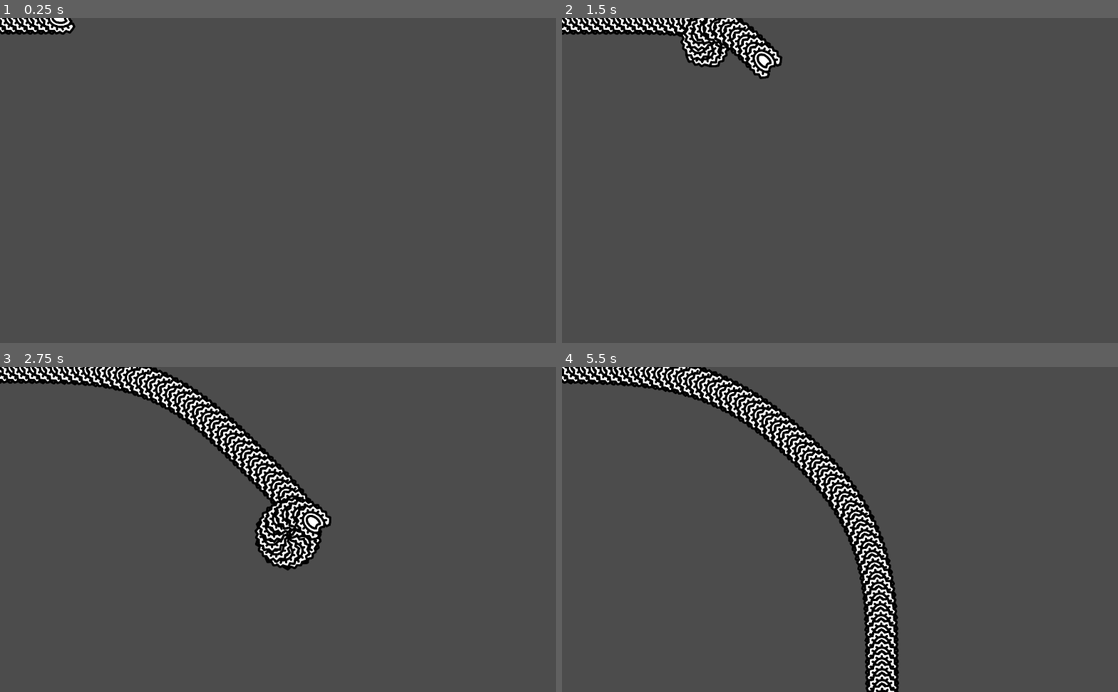
Above: before the commit, frames 1-4 (two rows, left to right).
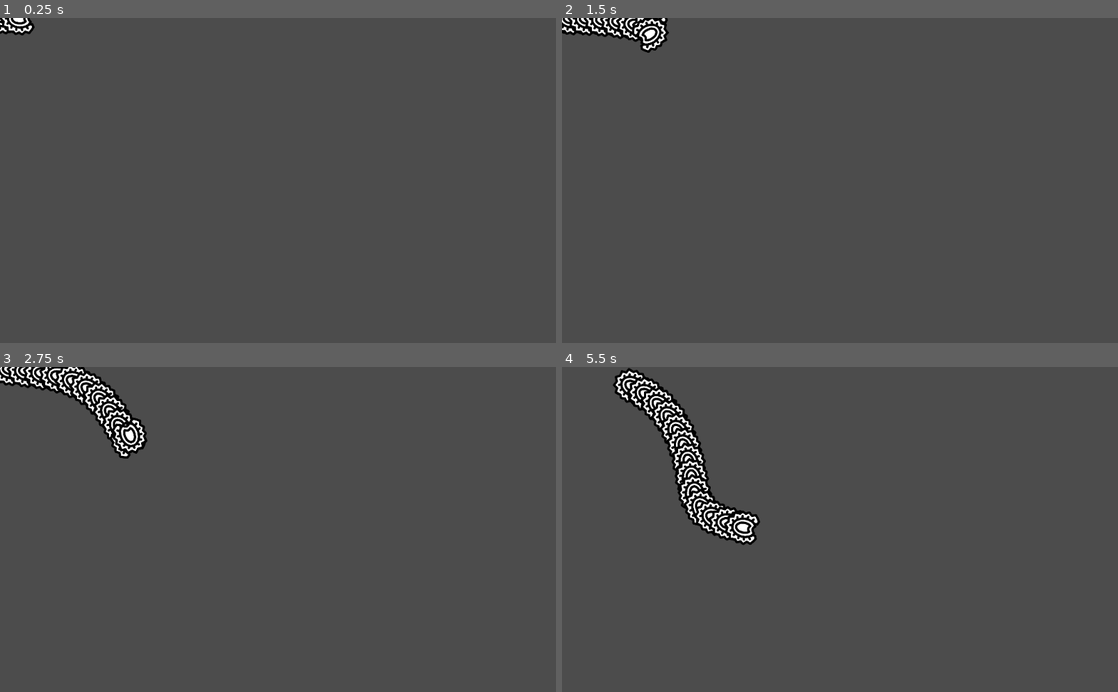
Above: after the commit, the same moments.

Repository: bradley-mcfadden/worms
Game: Godot game, scene res://worm/spawn.tscn
The game is run twice, just before and just after one commit, with the same random seed, the same clock (stepped at 60 frames per second) and the same inputs.
Inputs:
- Up to frame 1 (0.25 s): no input
- Up to frame 2 (1.5 s): hold Right (ui_right) 0.53-1.28 s; tap Space (add_segment, bound only after the commit) at 0.6, 1.35 s; hold Down (ui_down) from 1.28 s (still down)
- Up to frame 3 (2.75 s): release Down (ui_down) at 2.03 s; hold Right (ui_right) from 2.03 s (still down); tap Space (add_segment, bound only after the commit) at 2.1 s
- Up to frame 4 (5.5 s): release Right (ui_right) at 2.78 s; hold Up (ui_up) 2.78-3.53 s; tap Space (add_segment, bound only after the commit) every 0.75 s from 2.85 to 5.1 s; hold Left (ui_left) 3.53-5.03 s; hold Down (ui_down) from 5.03 s (still down)

The runs differ from the first frame. In frame 1, 0.6% of the frame differs, in the area x 0-14%, y 0-6%; in frame 2, 3.1%; in frame 3, 8.2%; in frame 4, 11%, in the area x 0-61%, y 0-100%.

Commit message:
Initial commit

Diff:
--- /dev/null
+++ b/worm – kópia/patch/echo.gd
@@ -0,0 +1,51 @@
+extends Node2D
+
+
+# Declare member variables here. Examples:
+# var a = 2
+# var b = "text"
+
+export (Vector2) var pos
+export (int) var amplitude
+export (int) var average
+export (float) var speed
+export (Color) var color
+export (float) var decay
+var tdelta
+var view_pos
+var xpos
+
+# Called when the node enters the scene tree for the first time.
+func _ready():
+	tdelta = 0.0
+
+func _draw():
+	var view := get_viewport_rect()
+	var vt := get_viewport_transform()
+	var vpos = Vector2()
+	vpos.x = clamp(pos.x, -vt.origin.x,  -vt.origin.x + view.size.x)
+	vpos.y = clamp(pos.y, -vt.origin.y, -vt.origin.y + view.size.y)
+	view_pos = vpos
+	xpos = pos
+	#print(vpos, vt.origin)
+
+	color.a *= 1 - decay
+	draw_arc(vpos, average + tdelta * amplitude, 0, PI*2, 30, color)
+	# draw_arc(pos, average + (1 + cos(tdelta)) * amplitude, 0, PI*2, 20, Color.red)
+	tdelta += speed
+
+	if color.a < 0.1:
+		tdelta = 0.0
+		color.a = 1.0
+
+
+# Called every frame. 'delta' is the elapsed time since the previous frame.
+func _process(delta):
+	update()
+
+func _input(event):
+	if Input.is_action_just_pressed("add_segment"):
+		var vt := get_viewport_transform()
+		print(-vt.origin)
+		print(xpos)
+		print(view_pos)
--- /dev/null
+++ b/worm – kópia/patch/echo.tscn
@@ -0,0 +1,10 @@
+[gd_scene load_steps=2 format=2]
+
+[ext_resource path="res://patch/echo.gd" type="Script" id=1]
+
+[node name="echo" type="Node2D"]
+script = ExtResource( 1 )
+pos = Vector2( -30, 300 )
+amplitude = 1
+speed = 0.2
+decay = 0.02
--- /dev/null
+++ b/worm – kópia/patch/echo_test.gd
@@ -0,0 +1,26 @@
+extends Node2D
+
+
+# Declare member variables here. Examples:
+# var a = 2
+# var b = "text"
+const SPEED = 50
+
+# Called when the node enters the scene tree for the first time.
+func _ready():
+	pass # Replace with function body.
+
+
+# Called every frame. 'delta' is the elapsed time since the previous frame.
+#func _process(delta):
+#	pass
+
+func _process(_delta):
+	if Input.is_action_pressed("ui_up"):
+		$Camera2D.position.y -= SPEED * _delta
+	elif Input.is_action_pressed("ui_down"):
+		$Camera2D.position.y += SPEED * _delta
+	elif Input.is_action_pressed("ui_right"):
+		$Camera2D.position.x += SPEED * _delta
+	elif Input.is_action_pressed("ui_left"):
+		$Camera2D.position.x -= SPEED * _delta
--- /dev/null
+++ b/worm – kópia/patch/echo_test.tscn
@@ -0,0 +1,21 @@
+[gd_scene load_steps=4 format=2]
+
+[ext_resource path="res://patch/echo_test.gd" type="Script" id=1]
+[ext_resource path="res://patch/echo.tscn" type="PackedScene" id=2]
+
+[sub_resource type="CircleShape2D" id=1]
+
+[node name="echo_test" type="Node2D"]
+script = ExtResource( 1 )
+
+[node name="Camera2D" type="Camera2D" parent="."]
+position = Vector2( 514, 300 )
+current = true
+
+[node name="echo" parent="." instance=ExtResource( 2 )]
+
+[node name="Area2D" type="Area2D" parent="."]
+position = Vector2( 123, 71 )
+
+[node name="CollisionShape2D" type="CollisionShape2D" parent="Area2D"]
+shape = SubResource( 1 )
--- a/worm – kópia/project.godot
+++ b/worm – kópia/project.godot
@@ -10,7 +10,6 @@
 
 _global_script_classes=[  ]
 _global_script_class_icons={
-
 }
 
 [application]
@@ -23,30 +22,45 @@
 
 ui_left={
 "deadzone": 0.5,
-"events": [ Object(InputEventKey,"resource_local_to_scene":false,"resource_name":"","device":0,"alt":false,"shift":false,"control":false,"meta":false,"command":false,"pressed":false,"scancode":16777231,"unicode":0,"echo":false,"script":null)
+"events": [ Object(InputEventKey,"resource_local_to_scene":false,"resource_name":"","device":0,"alt":false,"shift":false,"control":false,"meta":false,"command":false,"pressed":false,"scancode":16777231,"physical_scancode":0,"unicode":0,"echo":false,"script":null)
 , Object(InputEventJoypadButton,"resource_local_to_scene":false,"resource_name":"","device":0,"button_index":14,"pressure":0.0,"pressed":false,"script":null)
-, Object(InputEventKey,"resource_local_to_scene":false,"resource_name":"","device":0,"alt":false,"shift":false,"control":false,"meta":false,"command":false,"pressed":false,"scancode":65,"unicode":0,"echo":false,"script":null)
+, Object(InputEventKey,"resource_local_to_scene":false,"resource_name":"","device":0,"alt":false,"shift":false,"control":false,"meta":false,"command":false,"pressed":false,"scancode":65,"physical_scancode":0,"unicode":0,"echo":false,"script":null)
  ]
 }
 ui_right={
 "deadzone": 0.5,
-"events": [ Object(InputEventKey,"resource_local_to_scene":false,"resource_name":"","device":0,"alt":false,"shift":false,"control":false,"meta":false,"command":false,"pressed":false,"scancode":16777233,"unicode":0,"echo":false,"script":null)
+"events": [ Object(InputEventKey,"resource_local_to_scene":false,"resource_name":"","device":0,"alt":false,"shift":false,"control":false,"meta":false,"command":false,"pressed":false,"scancode":16777233,"physical_scancode":0,"unicode":0,"echo":false,"script":null)
 , Object(InputEventJoypadButton,"resource_local_to_scene":false,"resource_name":"","device":0,"button_index":15,"pressure":0.0,"pressed":false,"script":null)
-, Object(InputEventKey,"resource_local_to_scene":false,"resource_name":"","device":0,"alt":false,"shift":false,"control":false,"meta":false,"command":false,"pressed":false,"scancode":68,"unicode":0,"echo":false,"script":null)
+, Object(InputEventKey,"resource_local_to_scene":false,"resource_name":"","device":0,"alt":false,"shift":false,"control":false,"meta":false,"command":false,"pressed":false,"scancode":68,"physical_scancode":0,"unicode":0,"echo":false,"script":null)
  ]
 }
 ui_up={
 "deadzone": 0.5,
-"events": [ Object(InputEventKey,"resource_local_to_scene":false,"resource_name":"","device":0,"alt":false,"shift":false,"control":false,"meta":false,"command":false,"pressed":false,"scancode":16777232,"unicode":0,"echo":false,"script":null)
+"events": [ Object(InputEventKey,"resource_local_to_scene":false,"resource_name":"","device":0,"alt":false,"shift":false,"control":false,"meta":false,"command":false,"pressed":false,"scancode":16777232,"physical_scancode":0,"unicode":0,"echo":false,"script":null)
 , Object(InputEventJoypadButton,"resource_local_to_scene":false,"resource_name":"","device":0,"button_index":12,"pressure":0.0,"pressed":false,"script":null)
-, Object(InputEventKey,"resource_local_to_scene":false,"resource_name":"","device":0,"alt":false,"shift":false,"control":false,"meta":false,"command":false,"pressed":false,"scancode":87,"unicode":0,"echo":false,"script":null)
+, Object(InputEventKey,"resource_local_to_scene":false,"resource_name":"","device":0,"alt":false,"shift":false,"control":false,"meta":false,"command":false,"pressed":false,"scancode":87,"physical_scancode":0,"unicode":0,"echo":false,"script":null)
  ]
 }
 ui_down={
 "deadzone": 0.5,
-"events": [ Object(InputEventKey,"resource_local_to_scene":false,"resource_name":"","device":0,"alt":false,"shift":false,"control":false,"meta":false,"command":false,"pressed":false,"scancode":16777234,"unicode":0,"echo":false,"script":null)
+"events": [ Object(InputEventKey,"resource_local_to_scene":false,"resource_name":"","device":0,"alt":false,"shift":false,"control":false,"meta":false,"command":false,"pressed":false,"scancode":16777234,"physical_scancode":0,"unicode":0,"echo":false,"script":null)
 , Object(InputEventJoypadButton,"resource_local_to_scene":false,"resource_name":"","device":0,"button_index":13,"pressure":0.0,"pressed":false,"script":null)
-, Object(InputEventKey,"resource_local_to_scene":false,"resource_name":"","device":0,"alt":false,"shift":false,"control":false,"meta":false,"command":false,"pressed":false,"scancode":83,"unicode":0,"echo":false,"script":null)
+, Object(InputEventKey,"resource_local_to_scene":false,"resource_name":"","device":0,"alt":false,"shift":false,"control":false,"meta":false,"command":false,"pressed":false,"scancode":83,"physical_scancode":0,"unicode":0,"echo":false,"script":null)
+ ]
+}
+add_segment={
+"deadzone": 0.5,
+"events": [ Object(InputEventKey,"resource_local_to_scene":false,"resource_name":"","device":0,"alt":false,"shift":false,"control":false,"meta":false,"command":false,"pressed":false,"scancode":0,"physical_scancode":32,"unicode":0,"echo":false,"script":null)
+ ]
+}
+scale_up={
+"deadzone": 0.5,
+"events": [ Object(InputEventKey,"resource_local_to_scene":false,"resource_name":"","device":0,"alt":false,"shift":false,"control":false,"meta":false,"command":false,"pressed":false,"scancode":0,"physical_scancode":61,"unicode":0,"echo":false,"script":null)
+ ]
+}
+scale_down={
+"deadzone": 0.5,
+"events": [ Object(InputEventKey,"resource_local_to_scene":false,"resource_name":"","device":0,"alt":false,"shift":false,"control":false,"meta":false,"command":false,"pressed":false,"scancode":0,"physical_scancode":45,"unicode":0,"echo":false,"script":null)
  ]
 }
 
--- a/worm – kópia/worm/camera.tscn
+++ b/worm – kópia/worm/camera.tscn
@@ -1,6 +1,7 @@
 [gd_scene format=2]
 
 [node name="Camera2D" type="Camera2D"]
+current = true
 drag_margin_left = 0.0
 drag_margin_top = 0.0
 drag_margin_right = 0.0
--- a/worm – kópia/worm/segment.gd
+++ b/worm – kópia/worm/segment.gd
@@ -3,12 +3,21 @@
 var j1
 var j2
 var base
+var theta
+
 func add_camera(cam):
 	add_child(cam)
-func move(vel):
+
+func move(vel, oscvel, tdelta):
 	var rot=(j1-j2).angle()
 
 	position=j1+(j2-j1)/2
 	rotation=rot
-	j1+=vel.rotated(rot)
-	j2+=Vector2(vel.x+base-sqrt(base*base-vel.y*vel.y),0).rotated(rot)
+
+	var osc_offset = oscvel * int(sin(theta) * vel.length())
+	var osc_offset0 = oscvel * int(sin(theta-tdelta) * sqrt(vel.length()))
+	j1 += vel.rotated(rot)
+	j2 += Vector2(vel.x+base-sqrt(base*base-vel.y*vel.y), 0).rotated(rot)
+
+	$colision.position = osc_offset#.rotated(rot)
+	$image.position = osc_offset
--- a/worm – kópia/worm/spawn.gd
+++ b/worm – kópia/worm/spawn.gd
@@ -4,13 +4,17 @@
 var heading=0
 var vel=Vector2()
 #base is deafult distance betveen joints.
-var base=40
+var base=60
 var j1=Vector2()
+var counter = 0
 
 # fill this with camera2D node
 export (PackedScene) var camera
 export (PackedScene) var Segment
 export (int) var segment_number
+export (int) var offset
+export (float) var tdelta
+
 func _ready():
 #this loop will set segments properties.Ewiy segment can have diferent base,scale...
 	for i in range(segment_number):
@@ -18,7 +22,7 @@
 		add_child(segment)
 		segment.base=base
 		segment.j1=j1
-		j1=Vector2(j1.x-base,0)
+		j1=Vector2(j1.x-base, 0)
 		segment.j2=j1
 		body.append(segment)
 #	this revers order of segments in three
@@ -27,20 +31,70 @@
 	if camera:
 #		you can also manipulate with segments this wey
 		body[0].add_camera(camera.instance())
+
+func _draw():
+	for segment in body:
+		draw_line(segment.j1, segment.j2, Color.red)
+
+func _process(delta):
+	update()
+
 #Do not touch this function.
 func _physics_process(delta):
 	control(delta)
 	if vel.length()>0:
 		var vel_=vel.rotated(heading)*delta
+		var ivel = Vector2(vel.y, vel.x).normalized()
+
+		var i = counter
 		for segment in body :
 			vel_=Vector2(vel_.length(),0).rotated((segment.j1-segment.j2).angle_to(vel_))
-			segment.move(vel_)
+			segment.theta = i
+			segment.move(vel_, ivel, tdelta)
 			vel_=Vector2(segment.base+vel_.x-sqrt(segment.base*segment.base-vel_.y*vel_.y),0).rotated(segment.rotation)
+			i += tdelta
+
+		counter += 0.2
 
 func control(delta):
 #	This is just example just make sure you dont alaut beckvard movement.
-	vel=Vector2(1000,0)
+	vel = Vector2(400, 0)
 	if Input.is_action_pressed("ui_left"):
 		heading-=PI*delta*3
 	elif Input.is_action_pressed("ui_right"):
 		heading+=PI*delta*3
+	elif Input.is_action_just_pressed("add_segment"):
+		add_segment()
+		# split()
+	elif Input.is_action_just_pressed("scale_up"):
+		scale(1.1)
+
+func add_segment():
+	var last = body.back()
+	var segment = Segment.instance()
+	segment.base = base
+	segment.j1 = last.j2
+	segment.j2 = segment.j1 + last.j2 - last.j1
+	body.append(segment)
+	add_child(segment)
+	move_child(segment, 0)
+
+func scale(factor):
+	var j2 = null
+	for segment in body:
+		segment.base *= factor
+		segment.scale *= factor
+
+		if j2 == null:
+			j1 = segment.j1
+		else:
+			segment.j1 = j2
+		segment.j2 = segment.j1 + (segment.j2 - segment.j1) * factor
+		j2 = segment.j2
+
+func split():
+	var destroyed_parts = []
+	for _i in range(5):
+		destroyed_parts.append(body.pop_back())
+
+	return destroyed_parts
--- a/worm – kópia/worm/spawn.tscn
+++ b/worm – kópia/worm/spawn.tscn
@@ -1,7 +1,6 @@
-[gd_scene load_steps=4 format=2]
+[gd_scene load_steps=3 format=2]
 
 [ext_resource path="res://worm/spawn.gd" type="Script" id=1]
-[ext_resource path="res://worm/camera.tscn" type="PackedScene" id=2]
 [ext_resource path="res://worm/segment.tscn" type="PackedScene" id=3]
 
 [node name="spawn" type="Position2D"]
@@ -10,6 +9,7 @@
 __meta__ = {
 "_edit_group_": true
 }
-camera = ExtResource( 2 )
 Segment = ExtResource( 3 )
-segment_number = 500
+segment_number = 10
+offset = 2
+tdelta = 0.75
Not shown, changed: worm – kópia/worm/vorm_part0004.png.import
